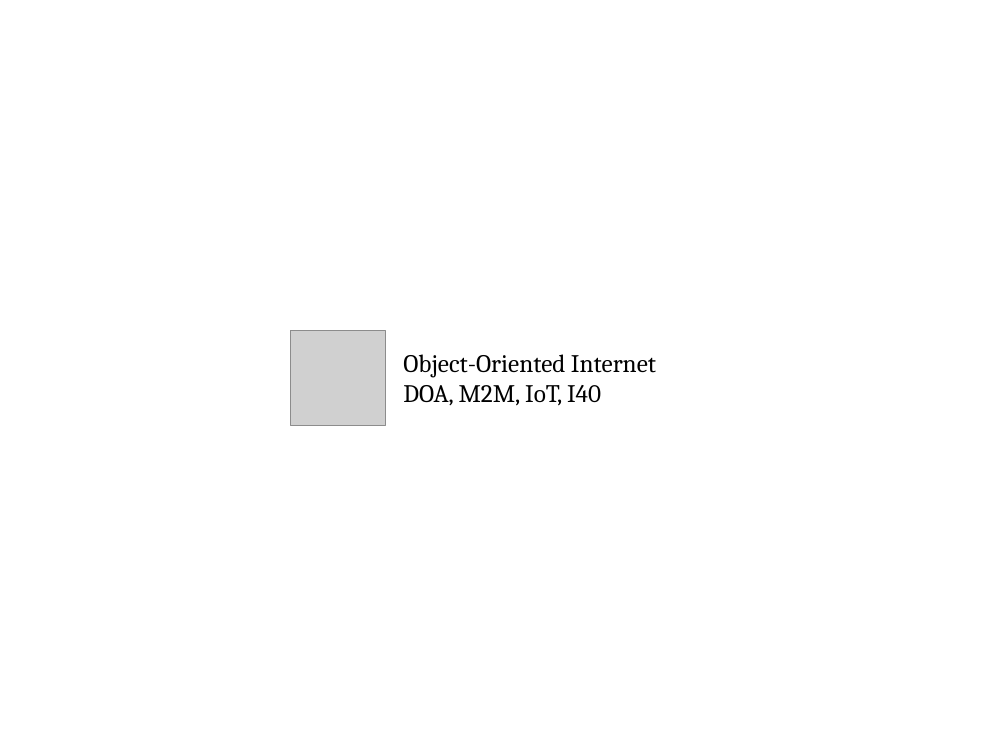
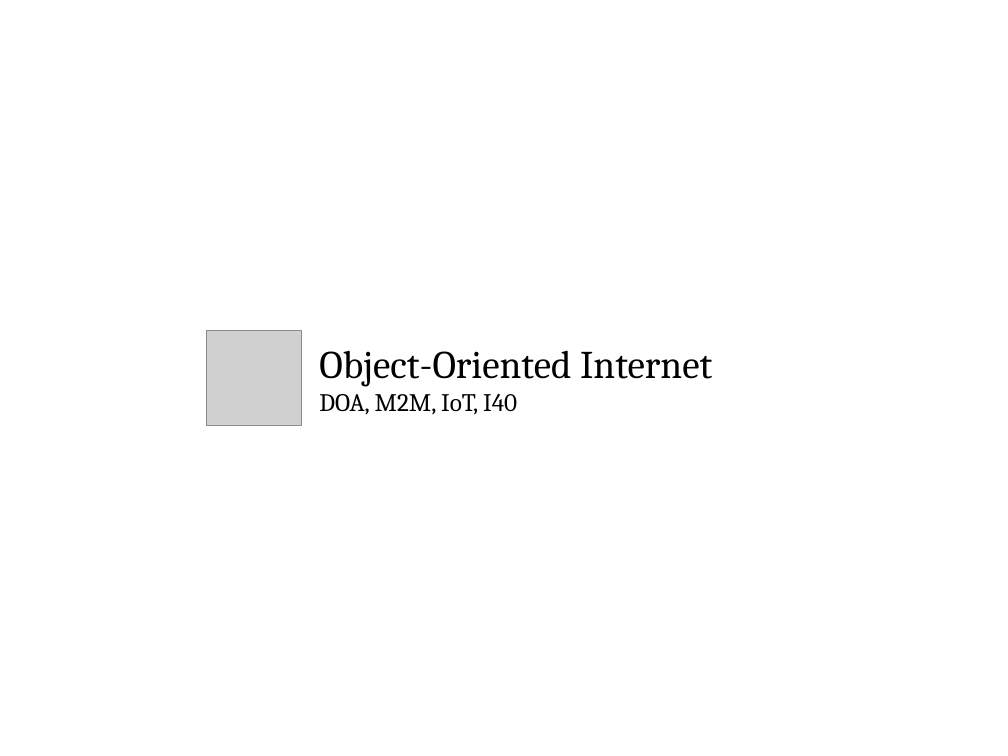
Before and after one commit to mpostol/OPC-UA-OOI, a slide deck: slide 1 of CommonResources/Media/Figures.pptx. Drawn at 1008x756 pixels with LibreOffice and Linux fonts; fonts in the diff are those of the drawing; grey boxes stand for pictures. Boxes give left, top, right and bottom in pixels: in the first picture for what was removed or moved away, otherwise in the second. Text is boxed around its words. In the diff, an @@ line names an element or a change of style, - is before the commit and + after.

Commit message:
SemanticData Final release #351
- Pushed not saved Figures.pptx

```diff
--- a/CommonResources/Media/Figures.pptx
+++ b/CommonResources/Media/Figures.pptx
@@ picture: place and size @@
-picture at (290,331,385,425)
+picture at (207,331,301,425)
@@ text "Object-Oriented Internet": place and size @@
-text "Object-Oriented Internet" at (403,354,656,406)
+text "Object-Oriented Internet" at (319,350,712,415)
@@ text at (319,350,712,387): size 18 to 28 pt in "Object-Oriented Internet" @@
```
